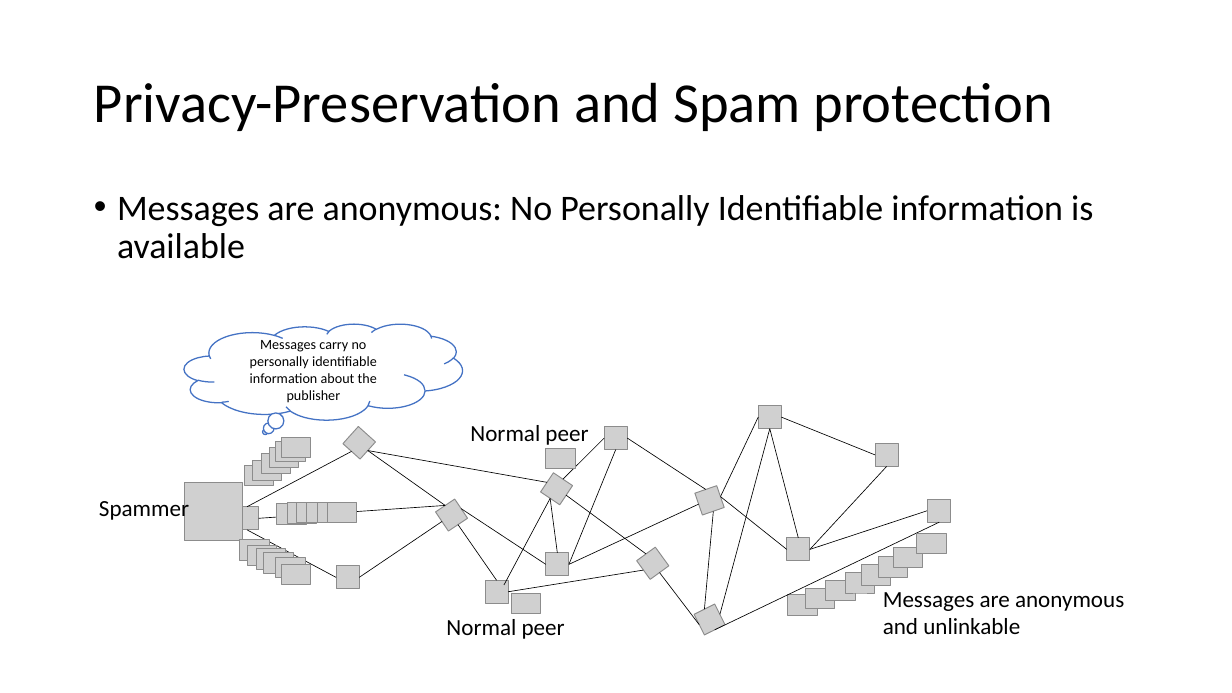
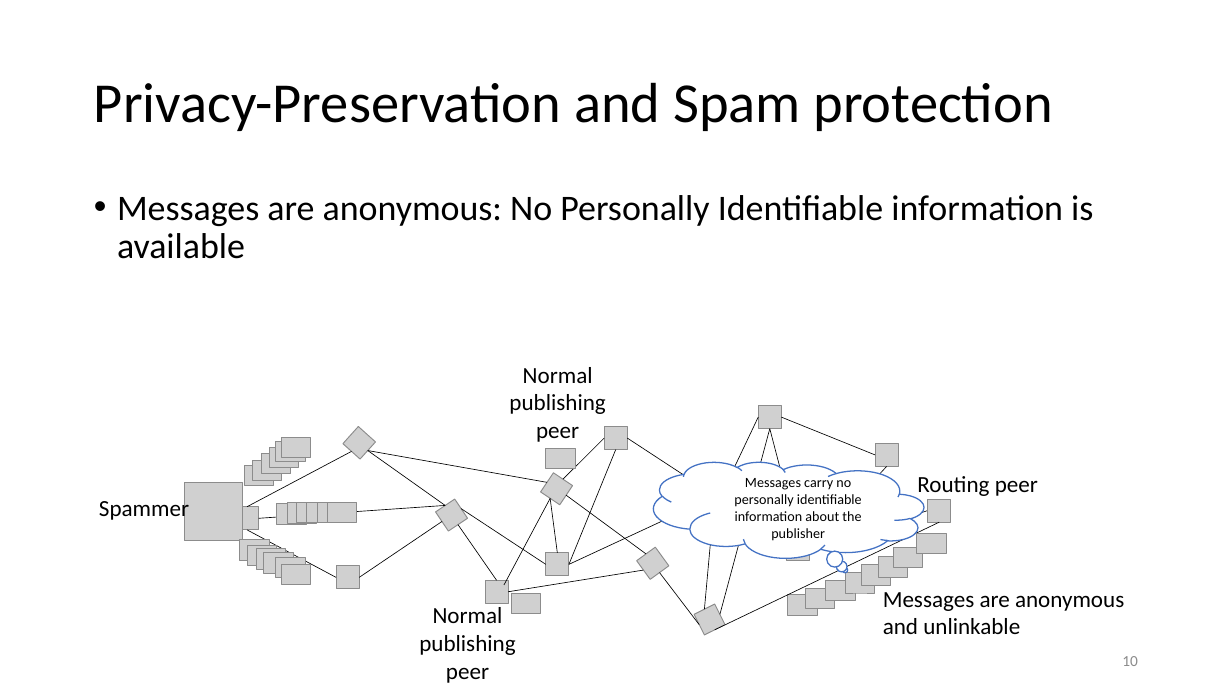
Before and after one commit to vacp2p/research, a slide deck: slide 10 of rln-research/presentations/11-2021-Tokenmics-Waku-rln-relay.pptx (slide 12 before the commit). Drawn at 1232x693 pixels with LibreOffice and Linux fonts; fonts in the diff are those of the drawing; grey boxes stand for pictures. Boxes give left, top, right and bottom in pixels: in the first picture for what was removed or moved away, otherwise in the second. Text is boxed around its words. In the diff, an @@ line names an element or a change of style, - is before the commit and + after.

```diff
--- a/rln-research/presentations/11-2021-Tokenmics-Waku-rln-relay.pptx
+++ b/rln-research/presentations/11-2021-Tokenmics-Waku-rln-relay.pptx
@@ text at <box>509,367,605,442</box>: text changed @@
-Normal peer
+Normal publishing peer
@@ thought cloud "Messages carry no personally identifiable ...": place and size @@
-thought cloud "Messages carry no personally identifiable ..." at <box>184,324,462,421</box>
+thought cloud "Messages carry no personally identifiable ..." at <box>653,462,924,558</box>
@@ thought cloud "Messages carry no personally identifiable ..." at <box>653,462,924,558</box>: mirrored @@
@@ text added at <box>917,476,1038,499</box>, 18 pt, text #000000 @@
+Routing peer
@@ text at <box>419,607,515,683</box>: text changed @@
-Normal peer
+Normal publishing peer
@@ page number added at <box>1122,656,1138,666</box>, 12 pt, text #8C8C8C @@
+10
```
Also in this commit, not shown: 44 other slides changed, 1 slide added, 4 slides removed.
